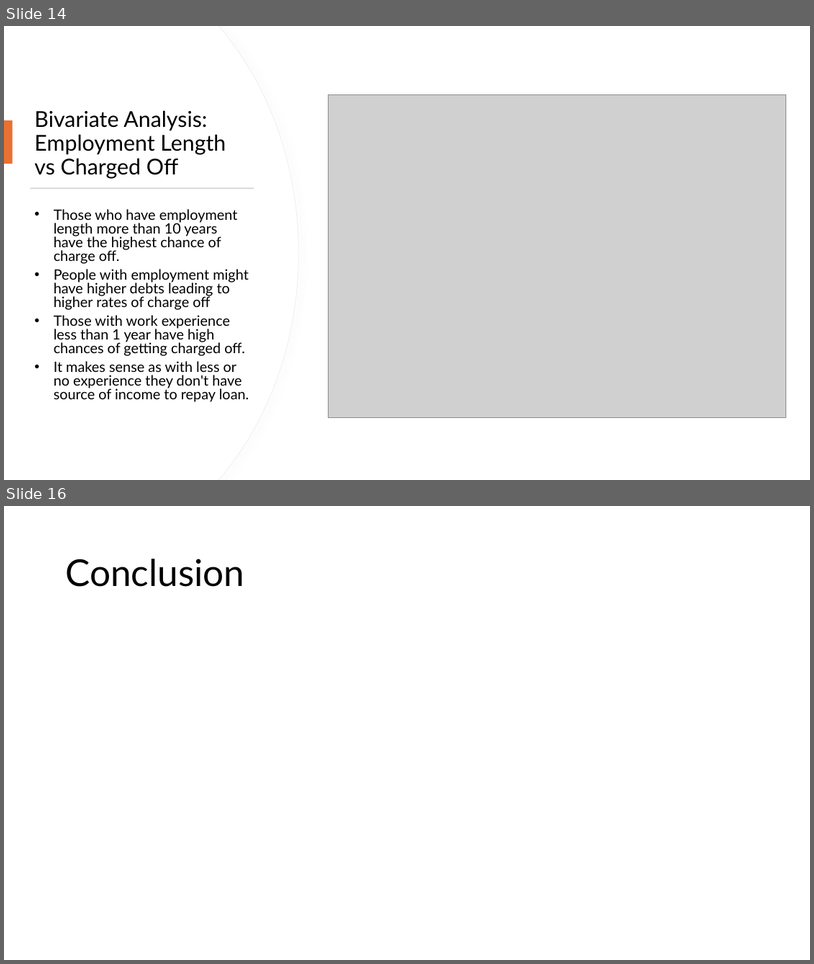
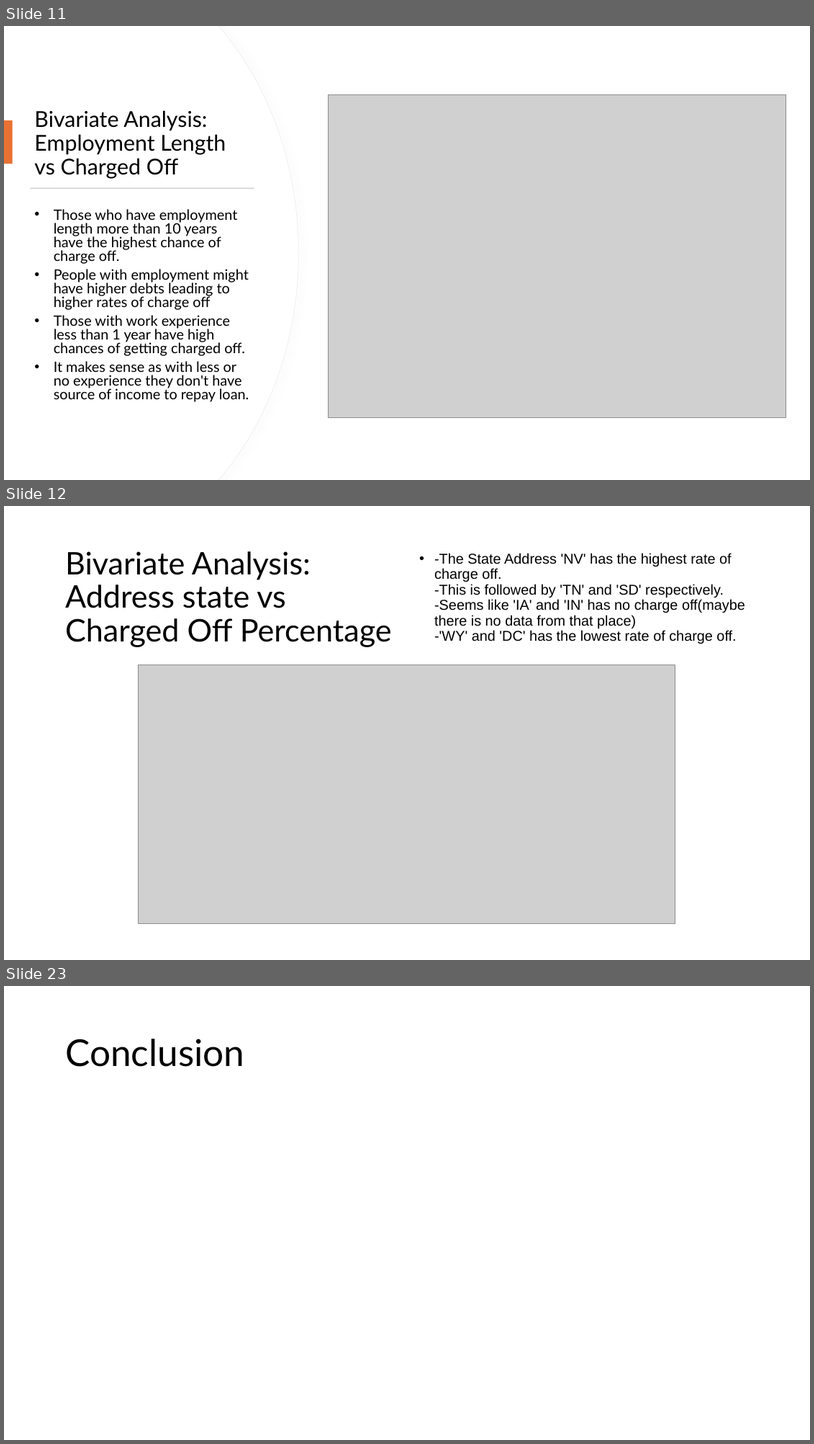
Before and after one commit to chetnapriyadarshini/Lending_Club_Case_Study_EDA, a slide deck: LendingClubCaseStudy_EDA.pptx. Shown one above the other, each under a label of ours: slides 14 and 16 before the commit, slides 11, 12 and 23 after it; the slides between them are not shown. The pictures are 814x964 and 814x1444 pixels, drawn with LibreOffice and Linux fonts; fonts in the diff are those of the drawing; grey boxes stand for pictures. Boxes give left, top, right and bottom in pixels: in the first picture for what was removed or moved away, otherwise in the second. Text is boxed around its words. In the diff, an @@ line names an element or a change of style, - is before the commit and + after.

Commit message:
Added bivariate and multivariate columns

```diff
--- a/LendingClubCaseStudy_EDA.pptx
+++ b/LendingClubCaseStudy_EDA.pptx
@@ slide 12 added at (x1=4, y1=506, x2=810, y2=960), background #FFFFFF @@
@@ title added at (x1=65, y1=551, x2=392, y2=647), 37 pt, text #000000 @@
+Bivariate Analysis: Address state vs Charged Off Percentage
@@ text added at (x1=435, y1=553, x2=746, y2=644), 17 pt, text #000000 @@
+• -The State Address 'NV' has the highest rate of charge off.
+  -This is followed by 'TN' and 'SD' respectively.
+  -Seems like 'IA' and 'IN' has no charge off(maybe there is no data from that place)
+  -'WY' and 'DC' has the lowest rate of charge off.
@@ picture added at (x1=139, y1=665, x2=676, y2=923) @@
@@ what was slide 14 is now slide 11 @@
@@ what was slide 16 is now slide 23 @@
```
Also in this commit, not shown: 7 slides changed, 9 other slides added, 3 slides removed.
